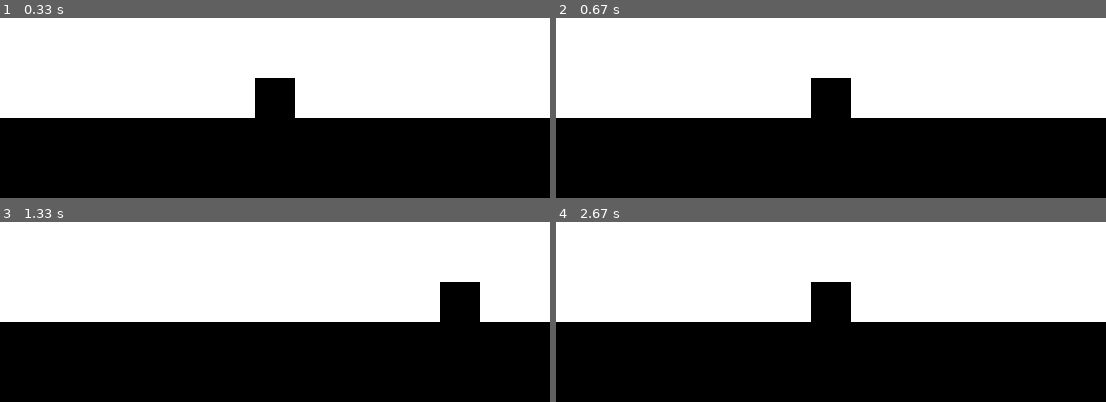
Above: before the commit, frames 1-4 (two rows, left to right).
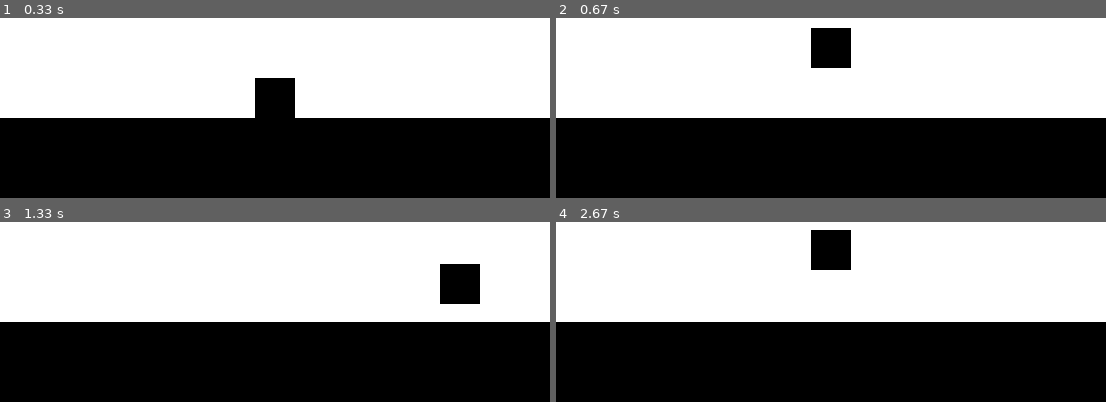
Above: after the commit, the same moments.

Repository: emilykrohn/pygamePlatformer
Game: pygame game, started from main.py
Two runs of this game, one before a commit and one after it. Both use one fixed random seed, a clock stepped at 60 frames per second and the inputs below.
Inputs:
- Up to frame 1 (0.33 s): no input
- Up to frame 2 (0.67 s): tap Space at 0.33 s
- Up to frame 3 (1.33 s): hold D 0.67-1.13 s; tap Space at 0.73, 1.03, 1.23 s; hold D from 1.17 s (still down)
- Up to frame 4 (2.67 s): tap Space at 1.53, 1.73, 2.03, 2.3, 2.6 s; release D at 1.63 s; hold A 1.67-2.2 s; hold A 2.23-2.63 s

Frame 1 is identical in both runs. In frame 2, 3.2% of the frame differs, in the area x 46-54%, y 5-56%; in frame 3, 1.5%; in frame 4, 3.2%.

Commit message:
Make player jump when spacebar pressed

Diff:
--- a/main.py
+++ b/main.py
@@ -3,8 +3,12 @@
 
 pygame.init()
 
+clock = pygame.time.Clock()
+
 FPS = 60
-FramesPerSec = pygame.time.Clock()
+FramesPerSec = clock
+
+delta = clock.tick(FPS) / 1000
 
 WHITE = (255,255,255)
 BLACK = (0,0,0)
@@ -24,9 +28,15 @@
 class Player(pygame.sprite.Sprite):
     def __init__(self):
         super().__init__()
+
         self.Rect = pygame.Rect(0,0,40,40) # Create square size 40 by 40 pixels
-        self.Rect.center = (SCREEN_WIDTH / 2,0) # Change start position of player
-        self.Rect.bottom = SCREEN_HEIGHT / 1.25
+        self.Rect.centerx = (SCREEN_WIDTH / 2.0)
+        self.Rect.centery = (SCREEN_HEIGHT / 1.25 - self.Rect.height / 2)
+
+        self.isJump = False
+        self.velocity = 0
+        self.GRAVITY = 9
+        self.JUMPHEIGHT = 4
 
     def move(self):
         key = pygame.key.get_pressed()
@@ -38,6 +48,20 @@
     def draw(self, surface):
         pygame.draw.rect(surface, BLACK, self.Rect)
 
+    def jump(self):
+        key = pygame.key.get_pressed()
+        if key[pygame.K_SPACE] and not self.isJump: # Doesn't let the player jump again until they touch the ground
+            self.isJump = True
+            self.velocity = -self.JUMPHEIGHT # Initial velocity
+
+        if self.isJump:
+            self.velocity += self.GRAVITY * delta # Decrease the velocity over time
+            self.Rect.bottom += self.velocity
+
+        if self.Rect.bottom >= ground.top: # Stop the player from falling through the ground
+            self.isJump = False # Lets the player jump again
+            self.velocity = 0
+
 player = Player()
 
 while True:
@@ -45,6 +69,7 @@
         if event.type == QUIT:
             pygame.quit()
             sys.exit()
+    player.jump()
     DISPLAYSURF.fill(WHITE)
     pygame.draw.rect(DISPLAYSURF, BLACK, ground)
     player.draw(DISPLAYSURF)
